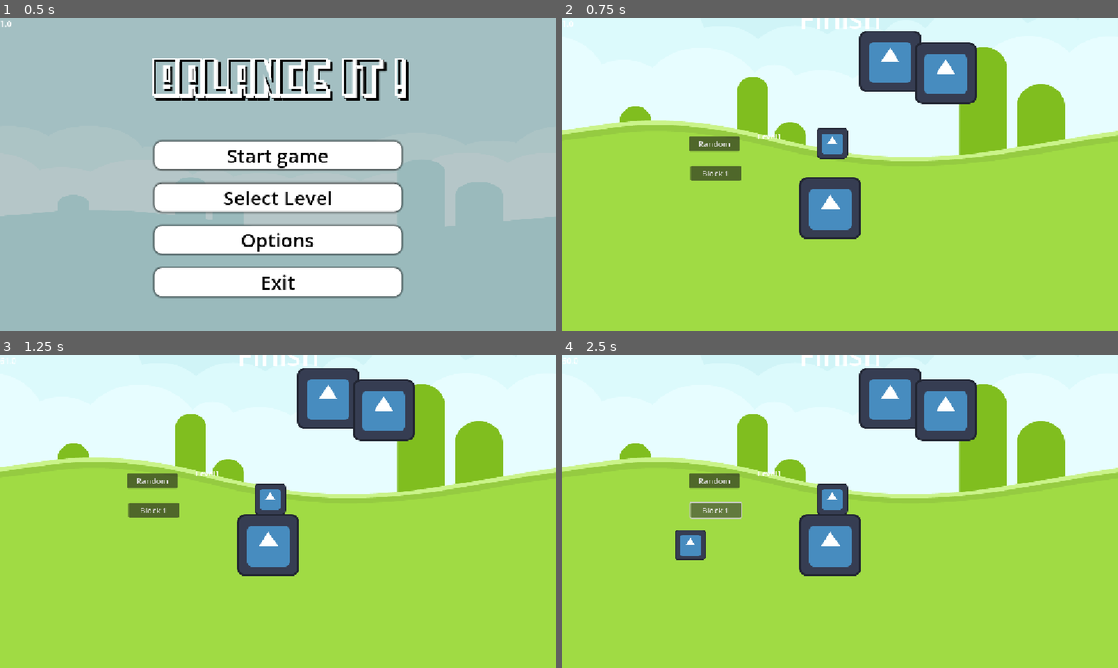
Above: before the commit, frames 1-4 (two rows, left to right).
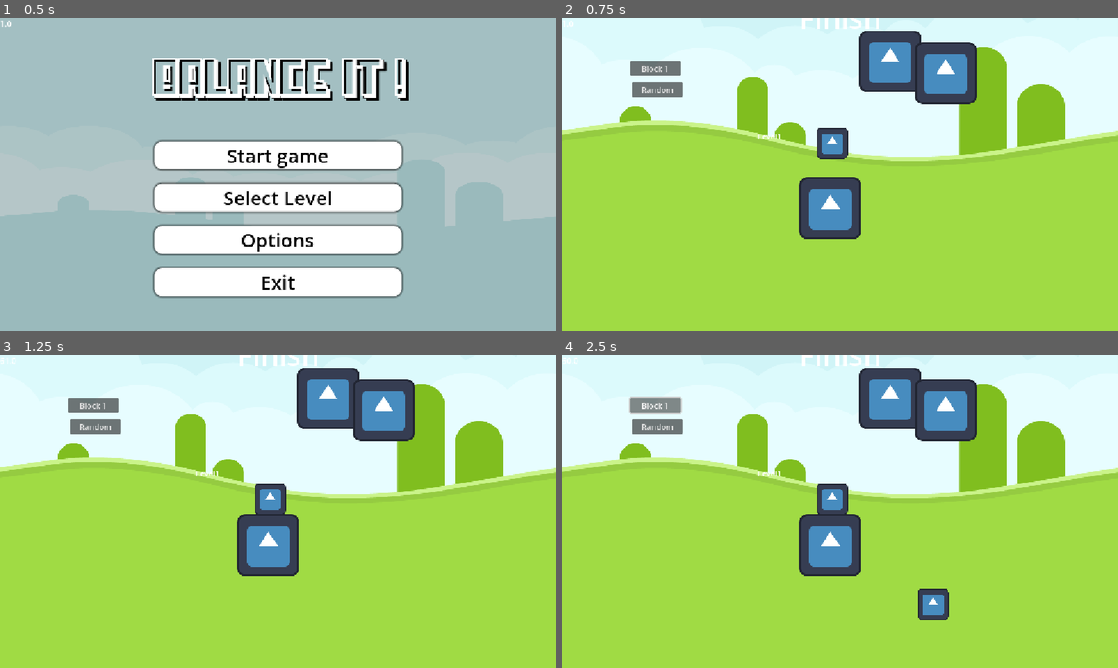
Above: after the commit, the same moments.

Repository: AmirLev426/Balance-It
Game: Godot game, scene res://scenes/main_menu.tscn
Same seed, same stepped clock (60 frames per second), same inputs: the game is played once before the commit and once after it. The engine's default icon, where the game draws it, is replaced by a stand-in: a white triangle on a blue panel in a dark square.
Inputs (mouse positions are in pixels of both pictures, inside the frame that each line leads up to):
- Up to frame 1 (0.5 s): no input
- Up to frame 2 (0.75 s): click "Start game" at 0.5 s
- Up to frame 3 (1.25 s): no input
- Up to frame 4 (2.5 s): click (834, 498) at 1.25 s; click "Block 1" at 2 s

Frame 1 is identical in both runs. In frame 2, 1.8% of the frame differs, in the area x 12-33%, y 13-52%; in frame 3, 1.8%; in frame 4, 3.0%, in the area x 12-70%, y 13-85%.

Commit message:
Optimization and cleanup
- added UI
not working bruh

Diff:
--- a/audio/default_bus_layout.tres
+++ b/audio/default_bus_layout.tres
@@ -5,7 +5,7 @@
 bus/1/solo = false
 bus/1/mute = false
 bus/1/bypass_fx = false
-bus/1/volume_db = 0.0
+bus/1/volume_db = -80.0
 bus/1/send = &"Master"
 bus/2/name = &"SFX"
 bus/2/solo = false
--- a/scenes/in_game_ui.tscn
+++ b/scenes/in_game_ui.tscn
@@ -1,4 +1,7 @@
-[gd_scene format=3 uid="uid://b0u4lwusj3pbd"]
+[gd_scene load_steps=3 format=3 uid="uid://b0u4lwusj3pbd"]
+
+[ext_resource type="Script" uid="uid://4jnyd88cbtch" path="res://scenes/spawner.gd" id="1_fnge6"]
+[ext_resource type="Script" uid="uid://bias0lqxdulaq" path="res://scenes/rng_spawner.gd" id="2_a45jx"]
 
 [node name="In Game UI" type="Control"]
 layout_mode = 3
@@ -7,3 +10,30 @@
 anchor_bottom = 1.0
 grow_horizontal = 2
 grow_vertical = 2
+
+[node name="CanvasLayer" type="CanvasLayer" parent="."]
+
+[node name="spawner" type="Button" parent="CanvasLayer"]
+offset_left = 141.0
+offset_top = 89.0
+offset_right = 246.0
+offset_bottom = 120.0
+text = "Block 1"
+script = ExtResource("1_fnge6")
+
+[node name="rng_spawner" type="Button" parent="CanvasLayer"]
+anchors_preset = -1
+anchor_left = 0.32291666
+anchor_top = 0.5601852
+anchor_right = 0.32291666
+anchor_bottom = 0.5601852
+offset_left = -227.0
+offset_top = -230.0
+offset_right = -122.0
+offset_bottom = -199.0
+text = "Random"
+script = ExtResource("2_a45jx")
+metadata/_edit_use_anchors_ = true
+
+[connection signal="pressed" from="CanvasLayer/spawner" to="CanvasLayer/spawner" method="_on_pressed"]
+[connection signal="pressed" from="CanvasLayer/rng_spawner" to="CanvasLayer/rng_spawner" method="_on_pressed"]
--- a/scenes/level_1.tscn
+++ b/scenes/level_1.tscn
@@ -1,10 +1,11 @@
-[gd_scene load_steps=9 format=3 uid="uid://6w47kqrsmhon"]
+[gd_scene load_steps=10 format=3 uid="uid://6w47kqrsmhon"]
 
 [ext_resource type="Script" uid="uid://cenxc21n1a3ro" path="res://scripts/level_1.gd" id="1_6sh32"]
 [ext_resource type="PackedScene" uid="uid://dssb1hu8qvte6" path="res://scenes/pause_menu.tscn" id="2_ejswk"]
 [ext_resource type="Script" uid="uid://b25i61y4bi7h2" path="res://scripts/camera_2d.gd" id="3_fcfvj"]
 [ext_resource type="Texture2D" uid="uid://c1r02n1m56ead" path="res://assets/icon.svg" id="4_conm7"]
 [ext_resource type="PackedScene" uid="uid://bv4st2ckwqv5o" path="res://scenes/movable_block.tscn" id="5_d3jkd"]
+[ext_resource type="PackedScene" uid="uid://b0u4lwusj3pbd" path="res://scenes/in_game_ui.tscn" id="7_15mv3"]
 [ext_resource type="Texture2D" uid="uid://cesm2l8f8t8kh" path="res://assets/kenney_physics-assets/PNG/Backgrounds/colored_grass.png" id="7_pa8r4"]
 
 [sub_resource type="WorldBoundaryShape2D" id="WorldBoundaryShape2D_6sh32"]
@@ -31,6 +32,8 @@
 [node name="MovableBlock" parent="." instance=ExtResource("5_d3jkd")]
 position = Vector2(-16, -77)
 
+[node name="In Game UI" parent="." instance=ExtResource("7_15mv3")]
+
 [node name="Area2D" type="Area2D" parent="."]
 
 [node name="Finish" type="Label" parent="Area2D"]
@@ -48,22 +51,6 @@
 position = Vector2(0, -300)
 rotation = 3.1415927
 shape = SubResource("WorldBoundaryShape2D_6sh32")
-
-[node name="spawner" type="Button" parent="."]
-offset_left = -310.0
-offset_top = -18.0
-offset_right = -205.0
-offset_bottom = 13.0
-text = "Block 1"
-metadata/_edit_use_anchors_ = true
-
-[node name="rng_spawner" type="Button" parent="."]
-offset_left = -313.0
-offset_top = -79.0
-offset_right = -208.0
-offset_bottom = -48.0
-text = "Random"
-metadata/_edit_use_anchors_ = true
 
 [node name="Level1" type="Label" parent="."]
 offset_left = -171.0
@@ -104,7 +91,7 @@
 [node name="Sprite2D" type="Sprite2D" parent="StaticBody2D3"]
 texture = ExtResource("4_conm7")
 
+[node name="GameWorld" type="Node2D" parent="."]
+
 [connection signal="body_entered" from="Area2D" to="." method="_on_area_2d_body_entered"]
 [connection signal="body_exited" from="Area2D" to="." method="_on_area_2d_body_exited"]
-[connection signal="pressed" from="spawner" to="." method="_on_spawner_pressed"]
-[connection signal="pressed" from="rng_spawner" to="." method="_on_rng_spawner_pressed"]
--- /dev/null
+++ b/scenes/rng_spawner.gd
@@ -0,0 +1,15 @@
+extends Button
+
+@onready var rng_spawner: Button = $"."
+
+var movable_block = preload("res://scenes/movable_block.tscn")
+var movable_block2 = preload("res://scenes/movable_block2.tscn")
+var all_blocks = [movable_block, movable_block2]
+
+func _on_pressed() -> void:
+	inst_rng(rng_spawner.get_global_position())
+
+func inst_rng(pos): #on button press
+	var instance_rng = all_blocks.pick_random().instantiate()
+	instance_rng.position = pos
+	add_child(instance_rng)
--- /dev/null
+++ b/scenes/spawner.gd
@@ -0,0 +1,17 @@
+extends Button
+
+@onready var game_world = get_tree().get_current_scene().get_node("GameWorld")
+@onready var spawner: Button = $"."
+
+
+var movable_block = preload("res://scenes/movable_block.tscn")
+
+func _on_pressed() -> void:
+	var pos = game_world.get_global_transform().affine_inverse() * get_viewport().get_mouse_position()
+	inst(pos)
+	print(pos)
+
+func inst(pos):
+	var instance = movable_block.instantiate()
+	instance.position = pos
+	game_world.add_child(instance)
--- a/scenes/spawner.tscn
+++ /dev/null
@@ -1,15 +0,0 @@
-[gd_scene load_steps=2 format=3 uid="uid://bntomwtheiacn"]
-
-[ext_resource type="Texture2D" uid="uid://c1r02n1m56ead" path="res://assets/icon.svg" id="1_2vbf6"]
-
-[node name="Spawner" type="Node2D"]
-
-[node name="Sprite2D" type="Sprite2D" parent="."]
-scale = Vector2(0.5, 0.5)
-texture = ExtResource("1_2vbf6")
-
-[node name="Button" type="Button" parent="."]
-offset_left = -32.0
-offset_top = -32.0
-offset_right = 32.0
-offset_bottom = 32.0
--- a/scripts/level_1.gd
+++ b/scripts/level_1.gd
@@ -1,13 +1,7 @@
 extends Node2D
-
-@onready var spawner: Button = $spawner
-@onready var rng_spawner: Button = $rng_spawner
-@onready var movable_block2D = $MovableBlock
 
 var movable_block = preload("res://scenes/movable_block.tscn")
 var movable_block2 = preload("res://scenes/movable_block2.tscn")
-
-var all_blocks = [movable_block, movable_block2]
 
 func _on_area_2d_body_entered(_body: Node2D) -> void:
 	print("body entered")
@@ -23,22 +17,3 @@
 
 func change_scene() -> void:
 	get_tree().change_scene_to_file("res://scenes/level_select.tscn")
-
-#spawner
-func _on_spawner_pressed() -> void:
-	inst(spawner.get_global_position())
-
-func inst(pos): #on button press
-	var instance = movable_block.instantiate()
-	instance.position = pos
-	add_child(instance)
-
-
-#random spawner
-func _on_rng_spawner_pressed() -> void:
-	inst_rng(rng_spawner.get_global_position())
-
-func inst_rng(pos): #on button press
-	var instance_rng = all_blocks.pick_random().instantiate()
-	instance_rng.position = pos
-	add_child(instance_rng)
--- a/scripts/rigid_body_2d.gd
+++ b/scripts/rigid_body_2d.gd
@@ -7,19 +7,20 @@
 @onready var sprite_2d: Sprite2D = $Sprite2D
 
 @warning_ignore("unused_parameter") #ignore the 'delta' warning
+func _ready() -> void:
+	movable_block.collision_layer = 0
 
-func _process(delta):
+func _process(_delta):
 	if dragging:
 		global_position = get_global_mouse_position() - of
 		sprite_2d.z_index = 2
+		movable_block.collision_layer = 2
 
 func _on_button_button_down() -> void:
 	print("DOWN ", self)
 	of = get_global_mouse_position() - global_position
 	dragging = true
 	freeze_mode = RigidBody2D.FREEZE_MODE_KINEMATIC
-	movable_block.collision_layer = 2
-	sprite_2d.z_index = 2
 
 	freeze = true
 	if rotation_degrees != 0:
Not shown, added: scenes/rng_spawner.gd.uid
Not shown, added: scenes/spawner.gd.uid
